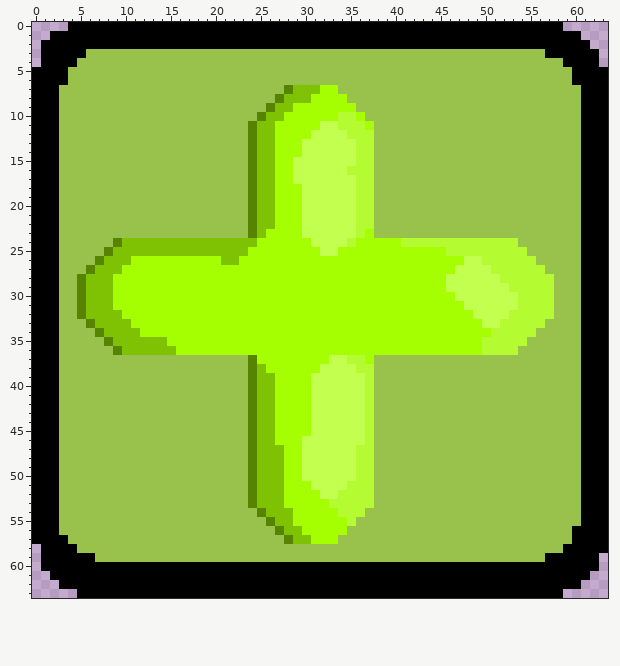
File history of a pixel-art file, textures/ui/panel.aseprite. The picture above was drawn from the file before the commit.
64x64 pixels, 1 frame.
New version:
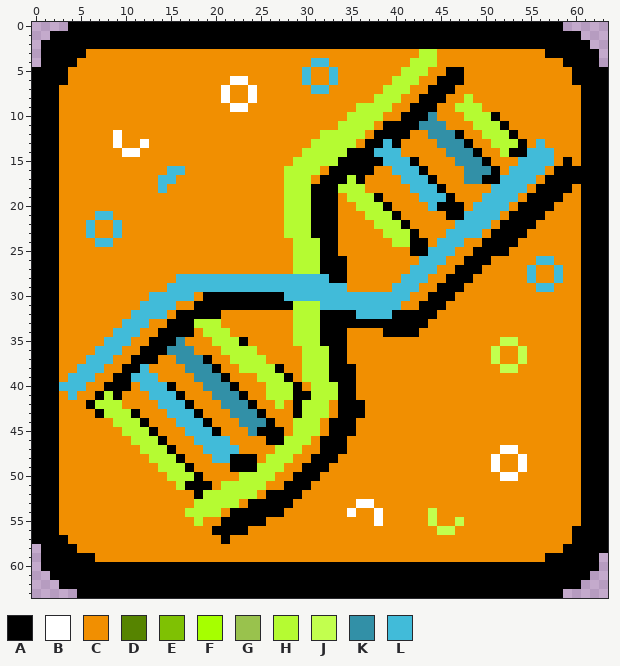
Palette (. is transparent): A #000000  B #ffffff  C #f18f01  D #568400  E #7fc103  F #a6ff00  G #99c24d  H #b5fb32  J #c2ff4e  K #3290a7  L #41bbd9
Change:
layer "life" now hidden
layer "dna" added
layer "dna Copy" added
Changed rows in their new state; - is an unchanged pixel.
first column x 3:
 3 ---CCCCCCCCCCCCCCCCCCCCCCCCCCCCCCCCCCCCCHHCCCCCCCCCCCC----
 4 --CCCCCCCCCCCCCCCCCCCCCCCCCCLLCCCCCCCCCHHHCCCCCCCCCCCCCC--
 5 -CCCCCCCCCCCCCCCCCCCCCCCCCCLCCLCCCCCCCHHHCCAACCCCCCCCCCCC-
 6 -CCCCCCCCCCCCCCCCCCBBCCCCCCLCCLCCCCCCHHHCCAAACCCCCCCCCCCC-
 7 CCCCCCCCCCCCCCCCCCBCCBCCCCCCLLCCCCCCHHHCCAAACCCCCCCCCCCCCC
 8 CCCCCCCCCCCCCCCCCCBCCBCCCCCCCCCCCCCHHHCCAAACCHCCCCCCCCCCCC
 9 CCCCCCCCCCCCCCCCCCCBBCCCCCCCCCCCCHHHHCCAAACCHHHCCCCCCCCCCC
10 CCCCCCCCCCCCCCCCCCCCCCCCCCCCCCCC-HHHCCAAAKCCCHHHACCCCCCCCC
11 CCCCCCCCCCCCCCCCCCCCCCCCCCCCCCC---HCAAAAKKKCCCHHHACCCCCCCC
12 CCCCCCBCCCCCCCCCCCCCCCCCCCCCCHHH--CAAAACCKKKACCHHHACCCCCCC
13 CCCCCCBCCBCCCCCCCCCCCCCCCCCCHHHHHCAALACCCCKKKACCHHHACLCCCC
14 CCCCCCCBBCCCCCCCCCCCCCCCCCCHHHHHAAALLLCCCCCKKKACCHAALLLCCC
15 CCCCCCCCCCCCCCCCCCCCCCCCCCHHHHHAAAAALLLACCCCKKKACCCLLLLCAC
16 CCCCCCCCCCCCLLCCCCCCCCCCCHHHHCAAAAACCLLLACCCCKKKACLLLLCAAA
17 CCCCCCCCCCCLLCCCCCCCCCCCCHHHCAAAHACCCCLLLACCCKKAALLLLCAAAA
18 CCCCCCCCCCCLCCCCCCCCCCCCCHHHAAAHH-CCCCCLLLACCCCCLLLLCAAAAC
19 CCCCCCCCCCCCCCCCCCCCCCCCCHHHAAACH--ACCCCLLLACCCLLLLCAAAACC
20 CCCCCCCCCCCCCCCCCCCCCCCCCHHHAAACC--HACCCCLAAACLLLLCAAAACCC
21 CCCCLLCCCCCCCCCCCCCCCCCCCHHHAAACCC-HHACCCCCAALLLLCAAAACCCC
22 CCCLCCLCCCCCCCCCCCCCCCCCCHHHAAACCCCHHHACCCCCLLLLCAAAACCCCC
23 CCCLCCLCCCCCCCCCCCCCCCCCCHHHAAACCCCCHHHACCCLLLLCAAAACCCCCC
24 CCCCLLCCCCCCCCCCCCCCCCCCCCHHHAACCCCCCH-AACLLLCCAAAACCCCCCC
25 CCCCCCCCCCCCCCCCCCCCCCCCCCHHHAACCCCCCCCAALLLCCAAAACCCCCCCC
26 CCCCCCCCCCCCCCCCCCCCCCCCCCHHHAAACCCCCCCCLLLCCAAACCCCCLLCCC
27 CCCCCCCCCCCCCCCCCCCCCCCCCCHHHAAACCCCCCCLLLCCAAACCCCCLCCLCC
28 CCCCCCCCCCCCCLLLLLLLLLLLLLLLLLAACCCCCCLLLCCAAACCCCCCLCCLCC
29 CCCCCCCCCCCCLLLLLLLLLLLLLLLLLLLLCCCCCLLLCCAAACCCCCCCCLLCCC
30 CCCCCCCCCCLLLLLCAAAAAAAAALLLLLLLLLLLLLLCCAAACCCCCCCCCCCCCC
31 CCCCCCCCCLLLLCCAAAAAAAAAAAHHHLLLLLLLLLCCAAACCCCCCCCCCCCCCC
32 CCCCCCCCLLLLCAAAAACCCCCCCCHHHAAAALLLLAAAAACCCCCCCCCCCCCCCC
33 CCCCCCCLLLCCAAAHHHCCCCCCCCHHHAAAAAAAAAAAACCCCCCCCCCCCCCCCC
34 CCCCCCLLLCCAAAACHHHCCCCCCCHHHAAACCCCAAAACCCCCCCCCCCCCCCCCC
35 CCCCCLLLCCAAAKCCCHHHACCCCCHHHAAACCCCCCCCCCCCCCCCCJJCCCCCCC
36 CCCCLLLCCAAAKKKCCCHHHHCCCCCHHHAACCCCCCCCCCCCCCCCJCCJCCCCCC
37 CCCLLLCCAAACCKKKACCHHHHCCCCHHHAACCCCCCCCCCCCCCCCJCCJCCCCCC
38 CCLLLCCAALCCCCKKKACCHHHHACCHHHAAACCCCCCCCCCCCCCCCJJCCCCCCC
39 CLLLCCAALLLCCCCKKKACCCHHHACHHHAAACCCCCCCCCCCCCCCCCCCCCCCCC
40 LLLCCAAACLLLACCCKKKACCCHHHACHHHAACCCCCCCCCCCCCCCCCCCCCCCCC
41 CLCCAHACCCLLLACCCKKKACCHHHAAHHHAACCCCCCCCCCCCCCCCCCCCCCCCC
42 CCCAHHHCCCCLLLACCCKKKACCHCAHHHCAAACCCCCCCCCCCCCCCCCCCCCCCC
43 CCCCAHHHACCCLLLACCCKKKACCCAHHHCAAACCCCCCCCCCCCCCCCCCCCCCCC
44 CCCCCCHHHACCCLLLACCCKKKACCHHHCAAACCCCCCCCCCCCCCCCCCCCCCCCC
45 CCCCCCCHHHACCCLLLACCCKAAACHHHCAAACCCCCCCCCCCCCCCCCCCCCCCCC
46 CCCCCCCCHHHACCCLLLLCCCCAAHHHCAAACCCCCCCCCCCCCCCCCCCCCCCCCC
47 CCCCCCCCCHHHACCCLLLLCCCCHHHCCAAACCCCCCCCCCCCCCCCCBBCCCCCCC
48 CCCCCCCCCCHHHACCCLLAAACHHHCCAAACCCCCCCCCCCCCCCCCBCCBCCCCCC
49 CCCCCCCCCCCHHHACCCCAAAHHHCCAAACCCCCCCCCCCCCCCCCCBCCBCCCCCC
50 CCCCCCCCCCCCHHHACCCCHHHHCCAAACCCCCCCCCCCCCCCCCCCCBBCCCCCCC
51 CCCCCCCCCCCCCHAAACHHHHHCCAAACCCCCCCCCCCCCCCCCCCCCCCCCCCCCC
52 CCCCCCCCCCCCCCCAHHHHHHCAAAACCCCCCCCCCCCCCCCCCCCCCCCCCCCCCC
53 CCCCCCCCCCCCCCCHHHHHCAAAAACCCCCCCBBCCCCCCCCCCCCCCCCCCCCCCC
54 CCCCCCCCCCCCCCHHHHCAAAAAACCCCCCCBCCBCCCCCJCCCCCCCCCCCCCCCC
55 CCCCCCCCCCCCCCCHCCAAAAACCCCCCCCCCCCBCCCCCJCCJCCCCCCCCCCCCC
56 CCCCCCCCCCCCCCCCCAAAACCCCCCCCCCCCCCCCCCCCCJJCCCCCCCCCCCCC-
57 -CCCCCCCCCCCCCCCCCACCCCCCCCCCCCCCCCCCCCCCCCCCCCCCCCCCCCCC-
58 --CCCCCCCCCCCCCCCCCCCCCCCCCCCCCCCCCCCCCCCCCCCCCCCCCCCCCC--
59 ----CCCCCCCCCCCCCCCCCCCCCCCCCCCCCCCCCCCCCCCCCCCCCCCCCC----
Pixel boxes of the changes (left, top, right, bottom) in both pictures:
changed: (59, 49, 581, 562)
